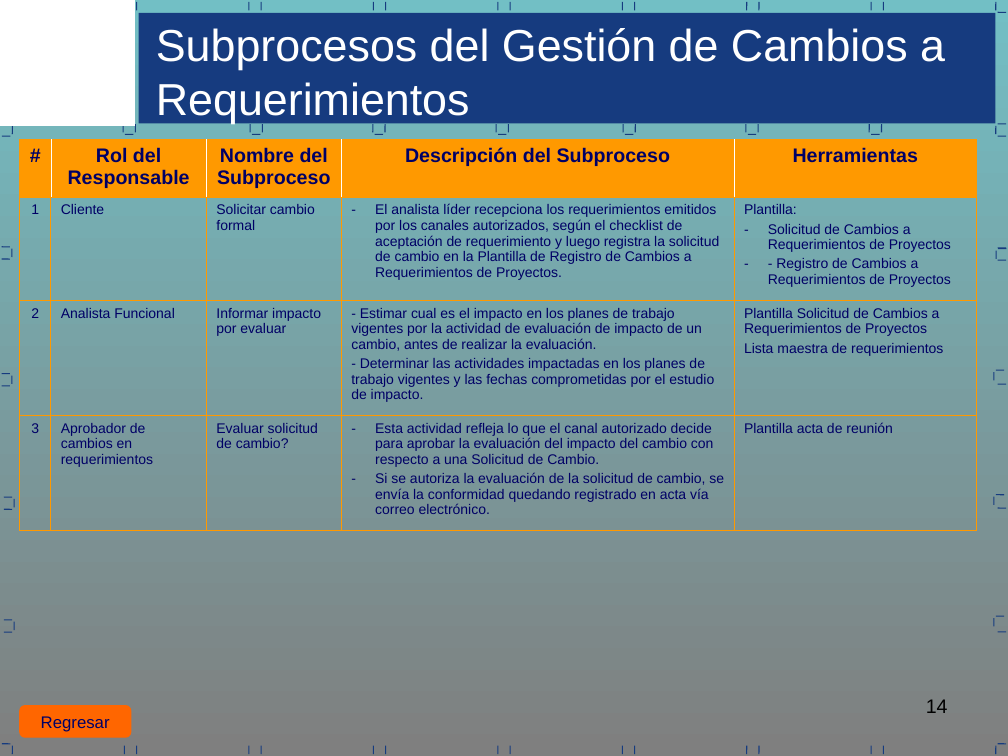
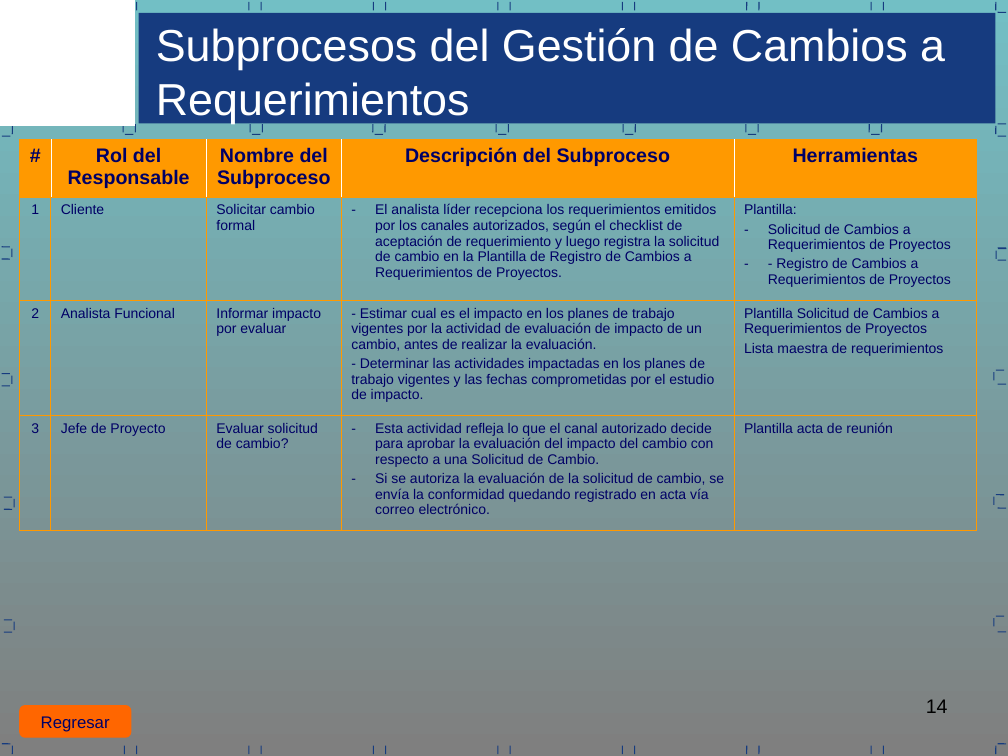
Before and after one commit to Ernesto152/Matricula.TE, a slide deck: slide 14 of Matricula.TE/REQM/PGREQM (Proceso)/PGREQM_V2.0_2017.ppt. Drawn at 1008x756 pixels with LibreOffice and Linux fonts; fonts in the diff are those of the drawing. Boxes give left, top, right and bottom in pixels: in the first picture for what was removed or moved away, otherwise in the second. Text is boxed around its words. In the diff, an @@ line names an element or a change of style, - is before the commit and + after.

```diff
--- a/Matricula.TE/REQM/PGREQM (Proceso)/PGREQM_V2.0_2017.ppt
+++ b/Matricula.TE/REQM/PGREQM (Proceso)/PGREQM_V2.0_2017.ppt
@@ table at [20,140,977,530] @@
-row 4, column 2: Aprobador de cambios en requerimientos
+row 4, column 2: Jefe de Proyecto
```
